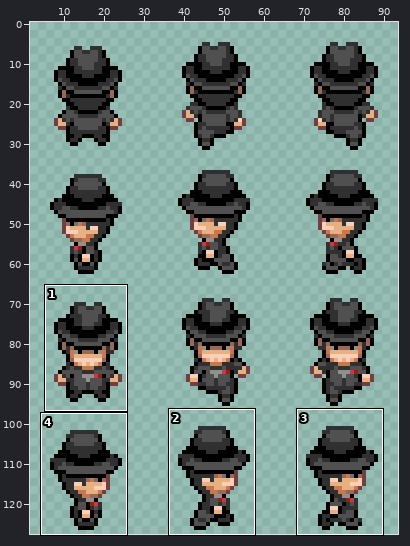
Two states of a sprite sheet, P3D/Content/Textures/NPC/Giovanni.png. Above: a wide view before the commit, with the close-up outlined.
Close-up. Earlier state:
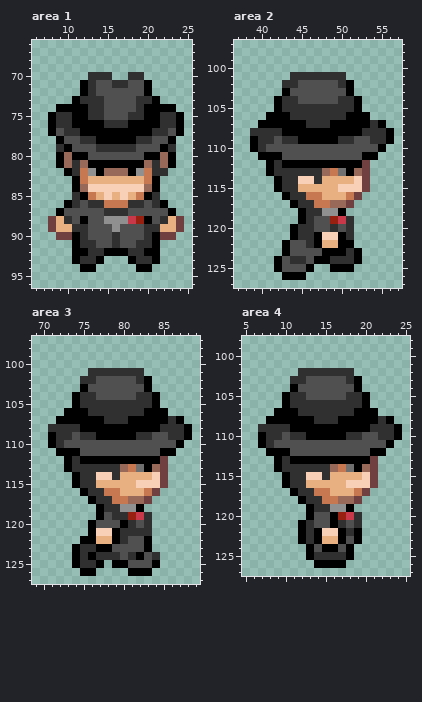
The file is 96x128 pixels. Shown: area 1: x 6..25, y 66..96; area 2: x 37..57, y 97..127; area 3: x 69..89, y 97..127; area 4: x 5..25, y 98..127. The wide view leaves out empty margins. The commit also changed other parts of the picture, which this record leaves out.
Once edited:
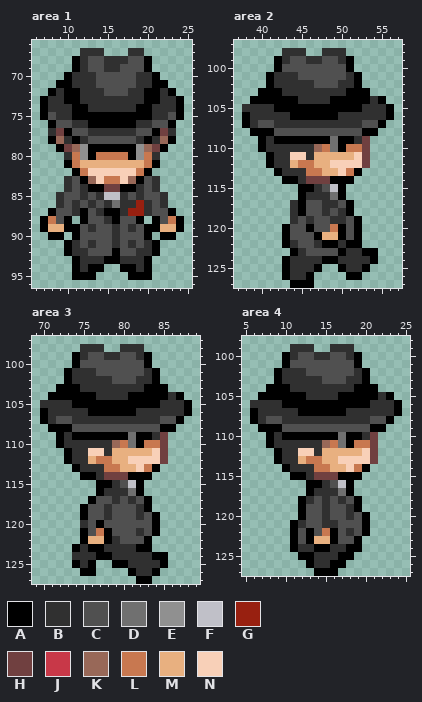
Palette (. is transparent): A #000000  B #303030  C #505050  D #707070  E #909090  F #c0c0c8  G #982010  H #704040  J #c83848  K #986858  L #c87850  M #e8b080  N #f8d0b8
What changed:
--- area 1
@@ x 6..25 @@
 66 ....................
-67 ....................
-68 ....................
-69 ....................
-70 .......BBB..BB......
-71 ......ABCCBBCCA.....
-72 ......ABCCCCCCA.....
-73 .....ABBBCCCCBBA....
-74 ...AAAABBCCCCBAAAA..
-75 ..ABBAABBCCCBBAABBA.
-76 ..ABBAAAABBBAAAABBA.
-77 ..ACBBAAAAAAAAABBCA.
-78 ...ACCBBAAAAABBCCA..
-79 ...BACCCBBBBBCCCAB..
-80 ...AKAACCCCCCCAAKA..
-81 ...AKBKAAAAAAAKBKA..
-82 ....ABLEAKKKAELBB...
-83 .....ALMMMMMMMLA....
-84 .....AKNNNNNNNKA....
-85 .....BALMNMNMLAB....
-86 ....ABCBBLLLBBCBA...
-87 ...ACCCCCBBBCCCCCA..
-88 ..HMBCACCEEEJGACBMH.
-89 ..HMMBBCCCECCCBBMMH.
-90 ...HHABCCCBCCCBAHH..
-91 .....ABBCCBCCBBA....
-92 .....AABBAAABBAA....
-93 .....ABBA...ABBA....
-94 ......AA.....AA.....
-95 ....................
+67 ......BBB...BB......
+68 .....ABCCBBBCCA.....
+69 .....ABCCBBCCCA.....
+70 ....ABBBCCCCCBBA....
+71 ...AABBBCCCCCBBAA...
+72 ..ABAABBBCCCBBAABA..
+73 .ABBAABBBBBBBBAABBA.
+74 .ABBBAABBBBBBAABBBA.
+75 .ACBBAAAAAAAAAABBCA.
+76 ..ACCBBAAAAAABBCCA..
+77 ..BHACCBBBBBBCCAHB..
+78 ..AKBABCCCCCCBABKA..
+79 ...AHKEAAAAAAEKHA...
+80 ....BLEALLLLAELB....
+81 ....ALMMMMMMMMLA....
+82 .....ALNNNNNNLA.....
+83 ....BCAKNLLNKACB....
+84 ....BCBAAHHAABCB....
+85 ...BCCBCBFFBCBCCB...
+86 ...BCBCBCBDBBGBCB...
+87 ..ACCBACBAABGGBCCA..
+88 .ALCA.ACCBACCA.ACLA.
+89 .AMMAACBCCBCBCAAMMA.
+90 ..AA.ACCCCBCCCA.AA..
+91 ....ABCBCCBCBCBA....
+92 ....ABBCCCACCBBA....
+93 .....ABBBAABBBA.....
+94 .....ABAA..AABA.....
+95 .....AAA....AAA.....
 96 ....................
--- area 2
@@ x 37..57 @@
  97 .....................
- 98 .....................
- 99 .....................
-100 .....................
-101 .......BBBBBBB.......
-102 ......BBCCCCCBA......
-103 ......ACCCCCCCA......
-104 .....ABBCCCCCBBA.....
-105 .....ABBBBBBBBBA.....
-106 ....AAABBBBBBBAAA....
-107 ...AAAAAABBBAAAAABA..
-108 ..BBBBAAAAAAAAAABBBA.
-109 ..ABBCBBAAAAABBCCBBA.
-110 ..ABCCCCCCCCCCCCCCA..
-111 ...AAACCCCCCCCCCAA...
-112 ....ABAAAAAAAAAAH....
-113 ....ABBBBBBKLDAKH....
-114 .....ABBNNBMMMMNH....
-115 .....ABBMMMMMNNNH....
-116 ......ABBLLMMMLH.....
-117 .......ABBLLKKH......
-118 ........ABBEEA.......
-119 ........ABCCGJB......
-120 .......ABBCCBCB......
-121 .......ABBANNAB......
-122 ......ACCBAMMAA......
-123 ......ACCCCAAABA.....
-124 .....ACBBCAABBBA.....
-125 .....ACCCA..AAA......
-126 ......AAA............
-127 .....................
+ 98 ......BBB..BBB.......
+ 99 .....ABCCBBCCBA......
+100 .....ACCCCCCCCA......
+101 ....ABBBCCCCCCBA.....
+102 ....ABBBBBCCCBBA.....
+103 ...AAABBBBBBBBAAA....
+104 ..AAAAAABBBBAAAAABA..
+105 .BBBBAAAAAAAAAAABBBA.
+106 .ABBBBBAAAAAABBBBBBA.
+107 .ABCCBBBBBBBBBBBCCA..
+108 ..AAACCCCCCCCCCCAA...
+109 ...ABAAAAAAADAABH....
+110 ...ABBBBBBKLDALLH....
+111 ....ABBNNBMMMMMNH....
+112 ....ABBMLLMMNNNNH....
+113 .....ABBBLLMMNLA.....
+114 ......AABHHHAAA......
+115 ........AABCFA.......
+116 ........ABBBDA.......
+117 .......BACCBBCA......
+118 .......BACCBCBA......
+119 .......BCBCCBBCA.....
+120 ......ACCACCLACA.....
+121 ......ACCCAMMACA.....
+122 ......ABCCBAABAA.....
+123 .......ABCCCCABBAA...
+124 ......ABBBBAABBBBA...
+125 ......ABBBA..ABBA....
+126 ......ABBA....AA.....
+127 .......AAA...........
--- area 3
@@ x 69..89 @@
  97 .....................
- 98 .....................
- 99 .....................
-100 .....................
-101 .......BBBBBBB.......
-102 ......BBCCCCCBA......
-103 ......ACCCCCCCA......
-104 .....ABBCCCCCBBA.....
-105 .....ABBBBBBBBBA.....
-106 ....AAABBBBBBBAAA....
-107 ...AAAAAABBBAAAAABA..
-108 ..BBBBAAAAAAAAAABBBA.
-109 ..ABBCBBAAAAABBCCBBA.
-110 ..ABCCCCCCCCCCCCCCA..
-111 ...AAACCCCCCCCCCAA...
-112 ....ABAAAAAAAAAAH....
-113 ....ABBBBBBKLDAKH....
-114 .....ABBNNBMMMMNH....
-115 .....ABBMMMMMNNNH....
-116 ......ABBLLMMMLH.....
-117 .......ABBLLKKH......
-118 ........ABBEEA.......
-119 ........ACBBGJB......
-120 .......ACCCABCB......
-121 .......ANNABBBB......
-122 ......AAMMABCCA......
-123 .....ABBAACCCCA......
-124 .....ABABBBCBACB.....
-125 .....ABBA.AACCCA.....
-126 ......AA....AAA......
-127 .....................
+ 98 ......BBB..BBB.......
+ 99 .....ABCCBBCCBA......
+100 .....ACCCCCCCCA......
+101 ....ABBBCCCCCCBA.....
+102 ....ABBBBBCCCBBA.....
+103 ...AAABBBBBBBBAAA....
+104 ..AAAAAABBBBAAAAABA..
+105 .BBBBAAAAAAAAAAABBBA.
+106 .ABBBBBAAAAAABBBBBBA.
+107 .ABCCBBBBBBBBBBBCCA..
+108 ..AAACCCCCCCCCCCAA...
+109 ...ABAAAAAAADAABH....
+110 ...ABBBBBBKLDALLH....
+111 ....ABBNNBMMMMMNH....
+112 ....ABBMLLMMNNNNH....
+113 .....ABBBLLMMNLA.....
+114 ......AABHHHAAA......
+115 ........AABCFA.......
+116 ........ABBBDA.......
+117 .......ACCBCBCA......
+118 ......ACCBCCCBA......
+119 ......ACCBCCCBCA.....
+120 ......BCACCCCCCA.....
+121 ......ACLACCCBCA.....
+122 ......AMMABCCCA......
+123 .....ABAABBBBAA......
+124 .....BBBAABBBBBAA....
+125 .....ABA..AABBBBA....
+126 ......AA....ABBA.....
+127 .............AA......
--- area 4
@@ x 5..25 @@
  98 .....................
- 99 .....................
-100 .....................
-101 .....................
-102 .......BBBBBBB.......
-103 ......BBCCCCCBA......
-104 ......ACCCCCCCA......
-105 .....ABBCCCCCBBA.....
-106 .....ABBBBBBBBBA.....
-107 ....AAABBBBBBBAAA....
-108 ...AAAAAABBBAAAAABA..
-109 ..BBBBAAAAAAAAAABBBA.
-110 ..ABBCBBAAAAABBCCBBA.
-111 ..ABCCCCCCCCCCCCCCA..
-112 ...AAACCCCCCCCCCAA...
-113 ....ABAAAAAAAAAAH....
-114 ....ABBBBBBKLDAKH....
-115 .....ABBNNBMMMMNH....
-116 .....ABBMMMMMNNNH....
-117 ......ABBLLMMMLH.....
-118 .......ABBLLKKH......
-119 ........ABBEEA.......
-120 ........ACCAGJB......
-121 .......ABCCABCB......
-122 .......ABANNABA......
-123 .......ABAMMACA......
-124 ........ACAACA.......
-125 ........ABBBBA.......
-126 .........AAAA........
-127 .....................
+ 99 ......BBB..BBB.......
+100 .....ABCCBBCCBA......
+101 .....ACCCCCCCCA......
+102 ....ABBBCCCCCCBA.....
+103 ....ABBBBBCCCBBA.....
+104 ...AAABBBBBBBBAAA....
+105 ..AAAAAABBBBAAAAABA..
+106 .BBBBAAAAAAAAAAABBBA.
+107 .ABBBBBAAAAAABBBBBBA.
+108 .ABCCBBBBBBBBBBBCCA..
+109 ..AAACCCCCCCCCCCAA...
+110 ...ABAAAAAAADAABH....
+111 ...ABBBBBBKLDALLH....
+112 ....ABBNNBMMMMMNH....
+113 ....ABBMLLMMNNNNH....
+114 .....ABBBLLMMNLA.....
+115 ......AABHHHAAA......
+116 ........AABCFA.......
+117 ........ABBBDA.......
+118 .......ABCBCBCA......
+119 .......ACCBCCBA......
+120 .......ACCBCCBCA.....
+121 ......ABCCBBCCCA.....
+122 ......ACACLACBCA.....
+123 ......ACAMMACCA......
+124 ......ABBAABBAA......
+125 .......AABBBAA.......
+126 ........ABBAA........
+127 .........AAA.........
Boxes around the changes in both close-ups, in picture pixels (x1, y1, x2, y2):
changed: (40, 48, 184, 280)
changed: (242, 48, 394, 288)
changed: (40, 344, 192, 584)
changed: (250, 344, 402, 576)
